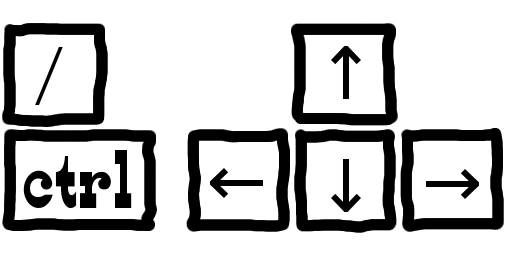
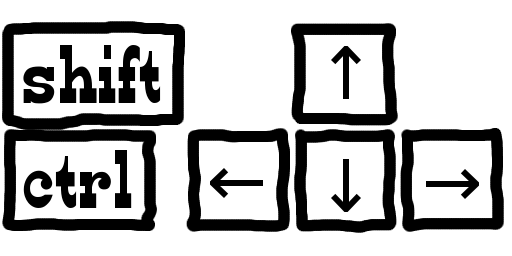
Layer changes from the first (512, 256) image to the second:
renamed "/" to "shift", painted on it over bbox(23, 45, 161, 105)
painted on "player0controls-base128.png" over bbox(2, 21, 185, 130)
